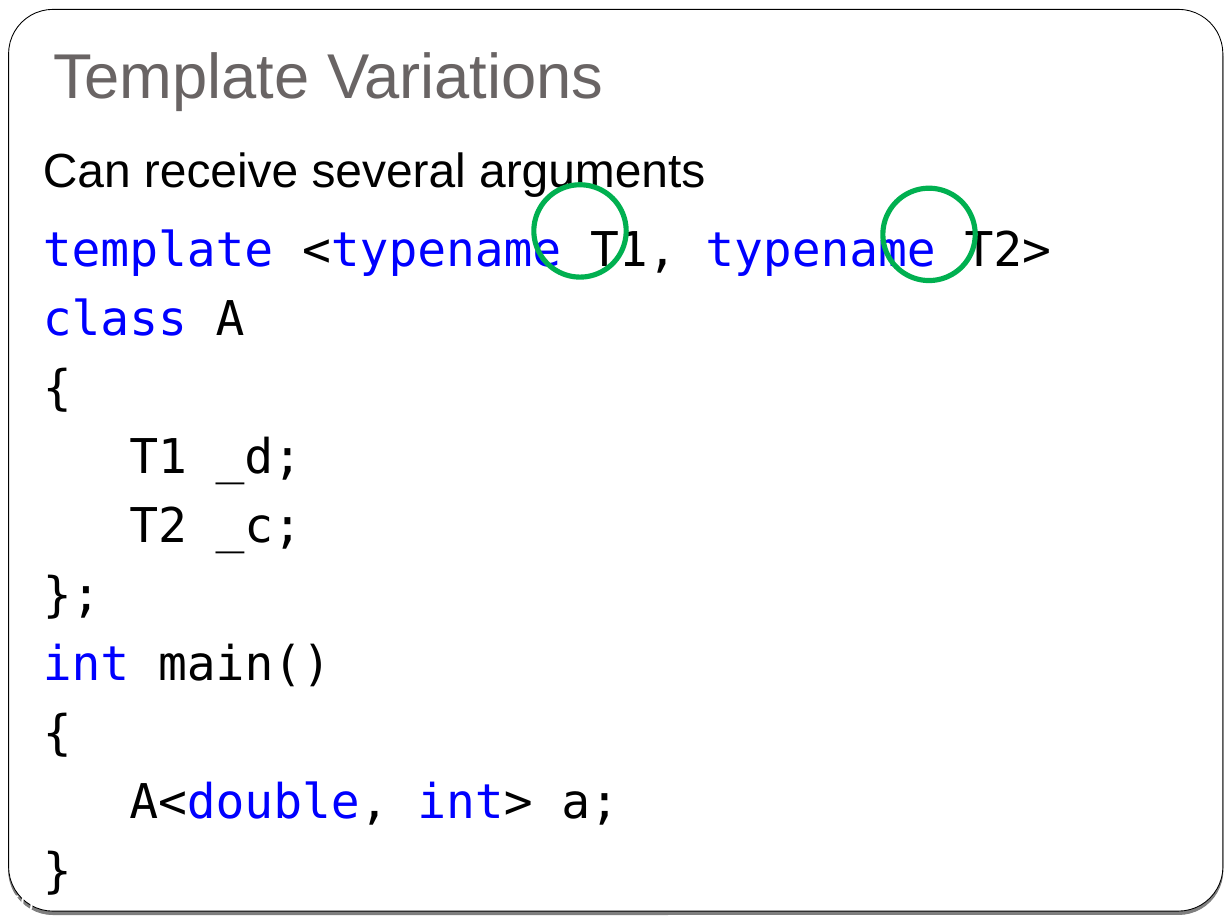
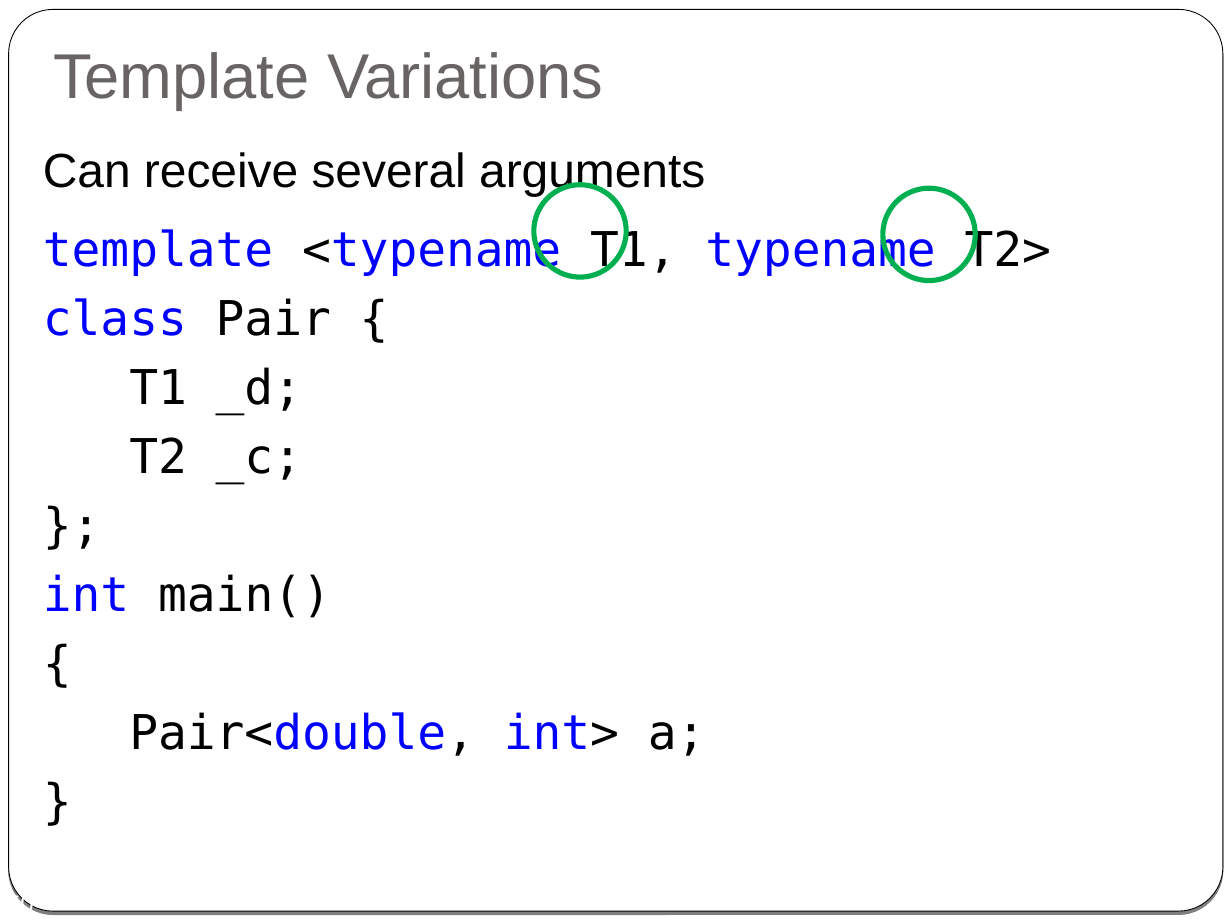
Before and after one commit to cpp-at-ariel/cpp-5778, a slide deck: slide 50 of week08-templates/slides.odp. Drawn at 1232x924 pixels with LibreOffice and Linux fonts; fonts in the diff are those of the drawing. Boxes give left, top, right and bottom in pixels: in the first picture for what was removed or moved away, otherwise in the second. Text is boxed around its words. In the diff, an @@ line names an element or a change of style, - is before the commit and + after.

```diff
--- a/week08-templates/slides.odp
+++ b/week08-templates/slides.odp
@@ text at bbox=[43, 227, 1051, 756]: text changed @@
-template <typename T1, typename T2>
-class A
-{
-T1 _d;
-T2 _c;
-};
-int main()
-{
-A<double, int> a;
-}
+template <typename T1, typename T2>
+class Pair {
+T1 _d;
+T2 _c;
+};
+int main()
+{
+Pair<double, int> a;
+}
```
Also in this commit, not shown: 6 other slides changed, 1 slide added, 1 slide removed, 15 other files.
